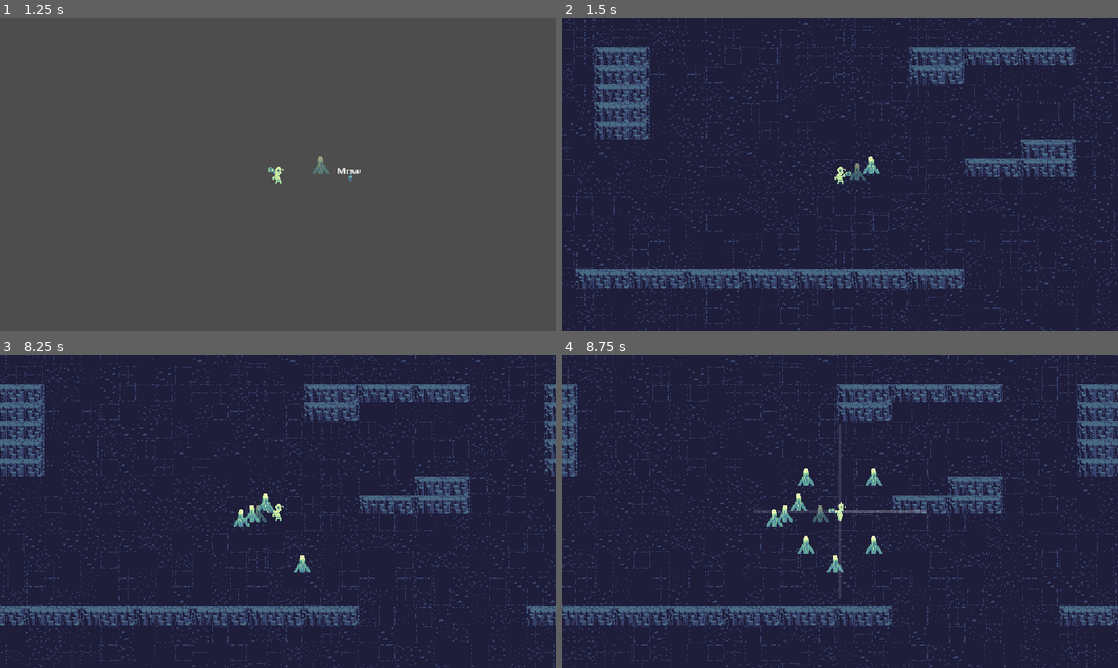
Above: before the commit, frames 1-4 (two rows, left to right).
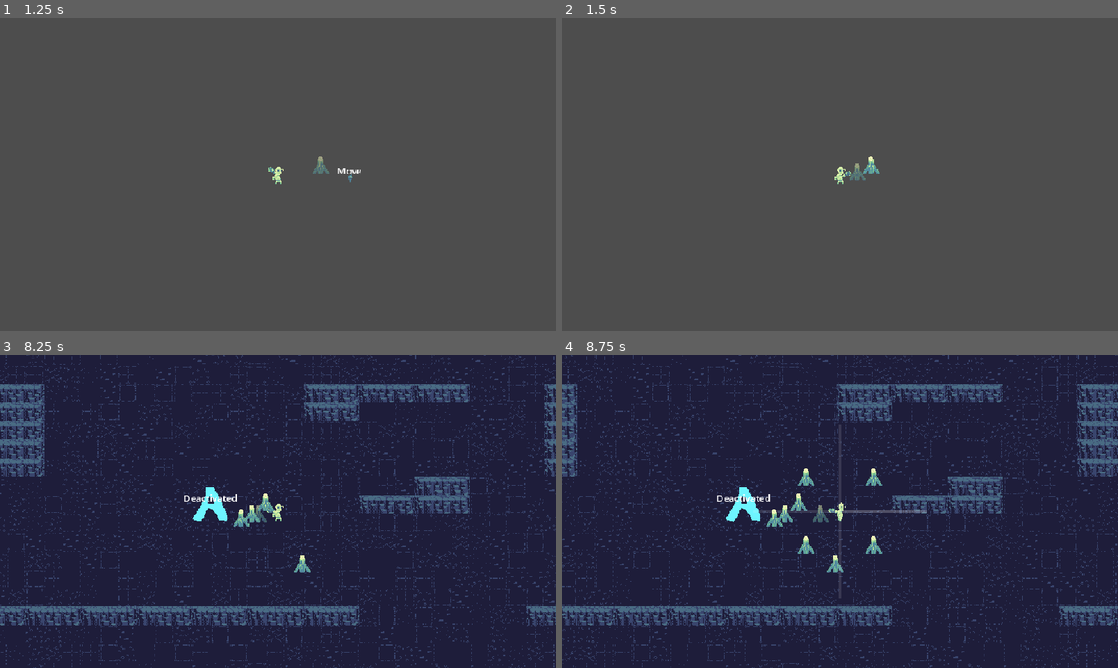
Above: after the commit, the same moments.

Repository: austingwatson/Signal
Game: Godot game, scene res://scenes/screen/title_screen.tscn
The game is run twice, just before and just after one commit, with the same random seed, the same clock (stepped at 60 frames per second) and the same inputs.
Inputs (mouse positions are in pixels of both pictures, inside the frame that each line leads up to):
- Up to frame 1 (1.25 s): click "Test Level" at 0.5 s
- Up to frame 2 (1.5 s): tap Enter at 1.25 s; move the mouse to (962, 158) at 1.27 s; hold D (move_right) from 1.28 s (still down); tap F (build) at 1.35 s; click (962, 158) at 1.42 s
- Up to frame 3 (8.25 s): move the mouse to (166, 527) at 2.02 s; release D (move_right) at 2.03 s; hold S (move_down) 2.03-2.78 s; tap F (build) at 2.1, 3.05, 3.8, 4.55, 5.1, 5.85, 6.8, 7.55 s; move the mouse to (333, 442) at 2.77 s; hold D (move_right) 2.78-3.53 s; tap E (interact) at 2.85, 6.6 s; move the mouse to (250, 574) at 3.52 s; hold W (move_up) 3.53-4.28 s; right-click (250, 574) at 3.6 s; click (250, 574) at 3.67 s; move the mouse to (444, 558) at 4.27 s; hold A (move_left) 4.28-5.78 s; click (444, 558) at 4.35 s; move the mouse to (111, 464) at 5.02 s; move the mouse to (305, 511) at 5.77 s; hold S (move_down) 5.78-6.53 s; click (305, 511) at 5.92 s; move the mouse to (194, 433) at 6.52 s; hold D (move_right) 6.53-7.28 s; move the mouse to (400, 495) at 7.27 s; hold W (move_up) 7.28-8.03 s; right-click (400, 495) at 7.35 s; move the mouse to (166, 527) at 8.02 s; hold D (move_right) from 8.03 s (still down); click (166, 527) at 8.1 s
- Up to frame 4 (8.75 s): keep holding D (move_right); tap F (build) at 8.3 s

Frame 1 is identical in both runs. In frame 2, 100% of the frame differs, in the area x 0-100%, y 0-100%; in frame 3, 0.4%; in frame 4, 0.4%.

Commit message:
added batched merging, so should be faster oading

Diff:
--- a/scenes/screen/test_level_screen.tscn
+++ b/scenes/screen/test_level_screen.tscn
@@ -20,9 +20,10 @@
 texture = ExtResource("1_p5up1")
 
 [node name="TiledMap" parent="." unique_id=859205898 instance=ExtResource("1_81dx7")]
+debug_flow = false
 chunk_library = Array[PackedScene]([ExtResource("4_pp5kj")])
-map_size = Vector2i(10, 10)
-towers_amount = 1
+map_size = Vector2i(20, 20)
+towers_amount = 5
 
 [node name="Player" parent="." unique_id=366550933 instance=ExtResource("1_kfx0g")]
 position = Vector2(501, 284)
--- a/scripts/map/chunk_merger.gd
+++ b/scripts/map/chunk_merger.gd
@@ -1,4 +1,30 @@
 extends Node
+
+var world: Array
+var final_ground: TileMapLayer
+var final_wall: TileMapLayer
+var final_clutter: TileMapLayer
+var final_spawn: TileMapLayer
+
+
+func setup(world: Array, final_ground: TileMapLayer, final_wall: TileMapLayer, final_clutter: TileMapLayer, final_spawn: TileMapLayer) -> void:
+	self.world = world
+	self.final_ground = final_ground
+	self.final_wall = final_wall
+	self.final_clutter = final_clutter
+	self.final_spawn = final_spawn
+
+
+func merge_single_chunk(x: int, y: int) -> void:
+	var chunk = world[y][x]
+	if chunk == null:
+		return
+
+	var offset = compute_chunk_offset(world, x, y)
+	merge_layer(chunk.ground, final_ground, offset)
+	merge_layer(chunk.wall, final_wall, offset)
+	merge_layer(chunk.clutter, final_clutter, offset)
+	merge_spawn_layer(chunk.spawn, final_spawn, offset, chunk.spawn_chance)
 
 
 func merge_chunks(world: Array, final_ground: TileMapLayer, final_wall: TileMapLayer, final_clutter: TileMapLayer, final_spawn: TileMapLayer):
--- a/scripts/map/tiled_map.gd
+++ b/scripts/map/tiled_map.gd
@@ -1,13 +1,4 @@
 extends Node2D
-
-enum LoadingStep {
-	BUILD_WORLD,
-	MERGE_CHUNKS,
-	SPAWN_OBJECTS,
-	CLEANUP,
-	SETUP_FLOWFIELD,
-	DONE,
-}
 
 const ARROW_UP = Vector2i(3, 0)
 const ARROW_RIGHT = Vector2i(0, 0)
@@ -32,8 +23,8 @@
 var flow_field_id := -1
 var towers := []
 
-var loading_step := LoadingStep.BUILD_WORLD
 var world: Array
+var merged_chunks := false
 
 @onready var ground = $Ground
 @onready var wall = $Wall
@@ -55,18 +46,10 @@
 	if world_generator_id != -1 and WorkerThreadPool.is_task_completed(world_generator_id):
 		WorkerThreadPool.wait_for_task_completion(world_generator_id)
 
-		match loading_step:
-			LoadingStep.BUILD_WORLD:
-				merge_chunks()
-			LoadingStep.MERGE_CHUNKS:
-				spawn_objects()
-			LoadingStep.SPAWN_OBJECTS:
-				cleanup()
-			LoadingStep.CLEANUP:
-				setup_flowfield()
-			LoadingStep.SETUP_FLOWFIELD:
-				world_generator_id = -1
-				loading_step = LoadingStep.DONE
+		world_generator_id = -1
+		if not merged_chunks:
+			merged_chunks = true
+			merge_chunks()
 
 
 	if flow_field_id != -1 and WorkerThreadPool.is_task_completed(flow_field_id):
@@ -78,50 +61,28 @@
 
 
 func build_world() -> void:
-	loading_step = LoadingStep.BUILD_WORLD
 	world_generator_id = WorkerThreadPool.add_task(
 		func():
 			world = generator.build_world(chunk_library, map_size.x, map_size.y, towers_amount)
 	)
 
 func merge_chunks() -> void:
-	loading_step = LoadingStep.MERGE_CHUNKS
-
-	merger.merge_chunks(world, ground, wall, clutter, spawn)
-	spawn_objects()
-	return
-
-	# changing tilemaplayers is not thread safe
-	world_generator_id = WorkerThreadPool.add_task(
-		func():
-			merger.merge_chunks(world, ground, wall, clutter, spawn)
-	)
-
-
-func spawn_objects() -> void:
-	loading_step = LoadingStep.SPAWN_OBJECTS
+	merger.setup(world, ground, wall, clutter, spawn)
+	for y in range(world.size()):
+		for x in range(world[y].size()):
+			merger.merge_single_chunk(x, y)
+			await get_tree().process_frame
+	finish_loading()
+
+
+func finish_loading() -> void:
 	world_generator_id = WorkerThreadPool.add_task(
 		func():
 			var towers = spawn_towers(world)
 			spawn_materials()
-	)
-
-
-func cleanup() -> void:
-	loading_step = LoadingStep.CLEANUP
-	world_generator_id = WorkerThreadPool.add_task(
-		func():
 			free_world(world)
 			spawn.queue_free()
-	)
-
-
-func setup_flowfield() -> void:
-	loading_step = LoadingStep.SETUP_FLOWFIELD
-	world_generator_id = WorkerThreadPool.add_task(
-		func():
 			flow_field.setup(ground, wall, clutter)
-			#create_flowfield(towers)
 	)
 
 
